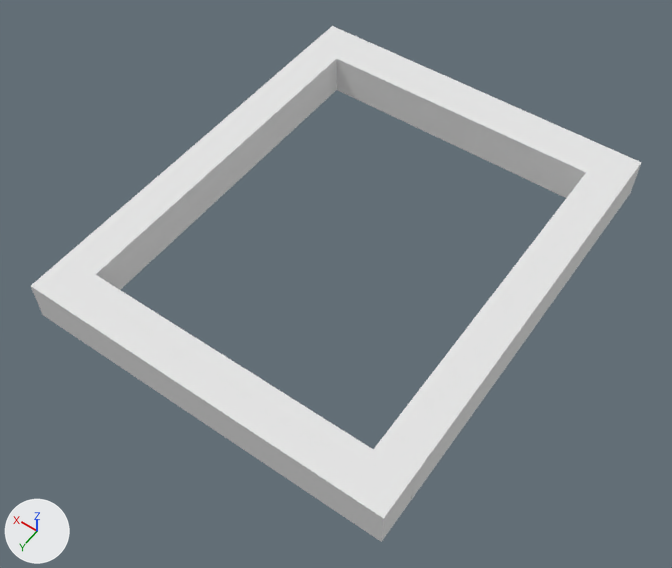
An edit to the Blender file Assets/Blender/window.blend, drawn before and after from the same camera.
The view is the same before and after, from a camera (50 mm lens) standing at (-6.82, 6.4, 9.2) and looking at (-2.61, 0.51, -0.06). Arrows for +X, +Y and +Z are at lower left; the lights stay in place.
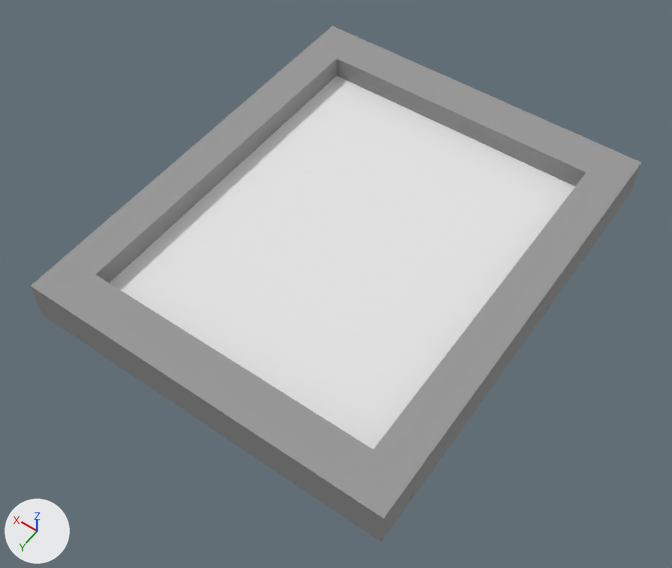
Boxes (x1, y1, x2, y2) around the edits, measured in the pictures (672 x 568 px):
```json
{"object": "Cube.001", "change": "shown", "after": [110, 76, 575, 449]}
{"object": "Cube", "change": "recoloured", "before": [31, 26, 642, 542], "after": [31, 26, 642, 542], "on screen": "white to grey"}
```

The change, as JSON lines over the scene's bpy script:
```json
{"op": "add", "block": "mat_window", "code": ["mat_window = diffuse_material('window')", "mat_window.base_color = (0.326, 0.326, 0.326)  # grey #9b9b9b"]}
{"block": "me_cube", "where": "me_cube.from_pydata(...)  # 40 vertices, 38 faces; spans x -8.51..-0.14, y -1.0..1.0, z 0.08..1.92"}
{"op": "remove", "block": "me_cube", "code": "me_cube.materials.append(mat_material)  # white #e7e7e7"}
{"op": "add", "block": "me_cube", "code": "me_cube.materials.append(mat_window)  # grey #9b9b9b"}
{"op": "remove", "block": "ob_cube_001", "code": "ob_cube_001.hide_set(True)  # its collection is switched off"}
```
